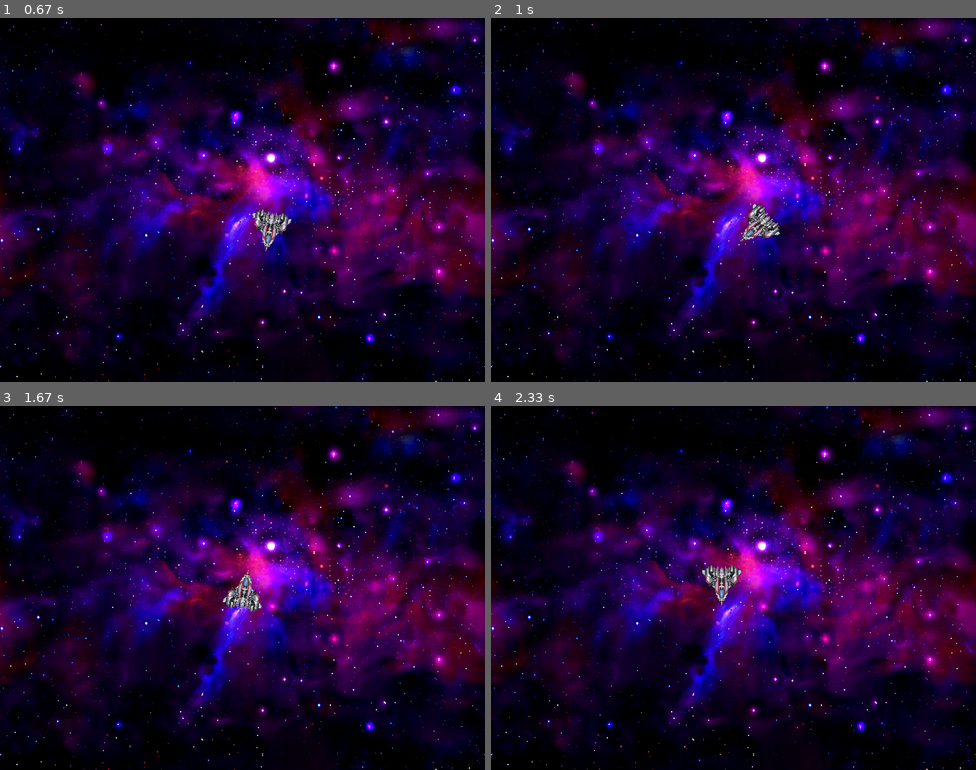
Above: before the commit, frames 1-4 (two rows, left to right).
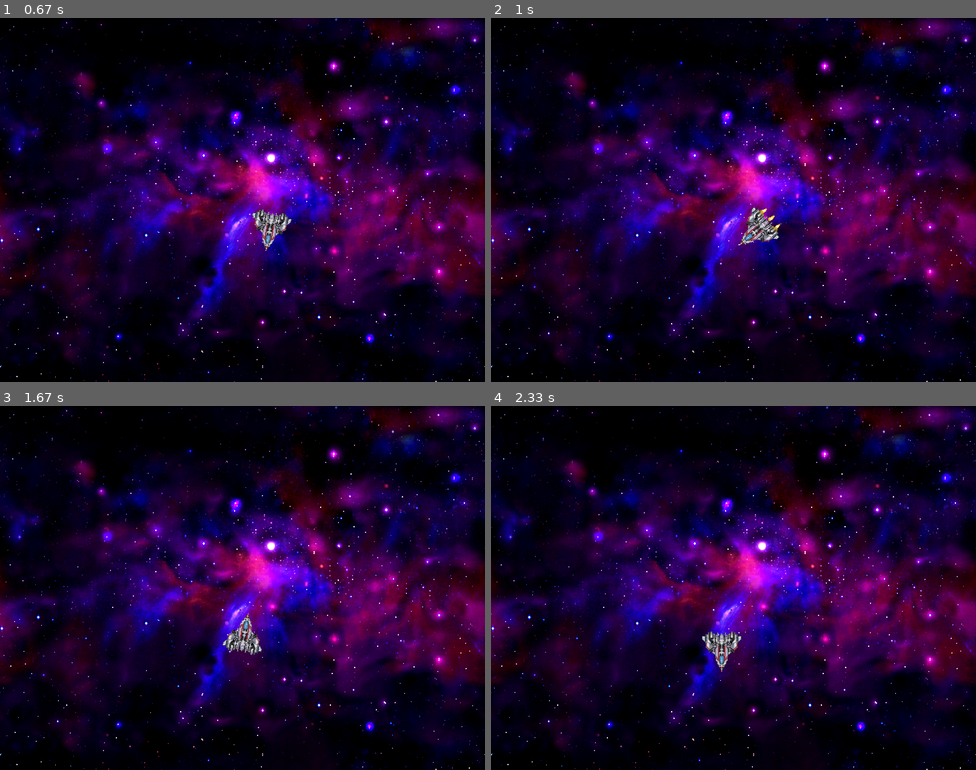
Above: after the commit, the same moments.

Repository: anselmos/pygame-ricerocks-clone
Game: pygame game, started from main.py
The game is run twice, just before and just after one commit, with the same random seed, the same clock (stepped at 60 frames per second) and the same inputs.
Inputs:
- Up to frame 1 (0.67 s): hold Right from 0.33 s (still down)
- Up to frame 2 (1 s): release Right at 0.8 s; hold Up from 0.83 s (still down)
- Up to frame 3 (1.67 s): release Up at 1.13 s; hold Right 1.17-1.63 s
- Up to frame 4 (2.33 s): hold Left 1.67-2.2 s; hold Left from 2.23 s (still down)

Frame 1 is identical in both runs. In frame 2, 0.5% of the frame differs, in the area x 51-60%, y 50-63%; in frame 3, 0.9%, in the area x 45-54%, y 45-69%; in frame 4, 0.9%.

Commit message:
Fixed ship movement, polished screen wrapping, finished ship movement, changed and implemented thrust sound

Diff:
--- a/main.py
+++ b/main.py
@@ -10,6 +10,7 @@
 started = False
 
 # Image class that helps working with images
+# TODO: Check if it's needed!
 class ImageInfo:
     def __init__(self, center, size, radius = 0, lifespan = None, animated = False):
         self.center = center
@@ -78,7 +79,10 @@
 		self.thrust = False
 		self.angle = angle
 		self.angle_vel = 0
-		self.image = image[0]
+		self.images = image
+		self.image = self.images[0]
+		self.image_width = self.image.get_width()
+		self.image_height = self.image.get_height()
 		self.original = self.image
 		self.image_center = info.get_center()
 		self.image_size = info.get_size()
@@ -96,10 +100,10 @@
 
 	def move(self, thrust):
 		self.thrust = thrust
-        #if self.thrust:
-        #    ship_thrust_sound.play()
-        #else:
-        #    ship_thrust_sound.rewind()
+		if self.thrust:
+			ship_thrust_sound.play(-1)
+		else:
+			ship_thrust_sound.stop()
 
 	def shoot(self):
 		pass
@@ -117,12 +121,13 @@
         #missle_group.add(a_missile)
 
 	def draw(self,screen):
+		if self.thrust:
+			self.original = self.images[1]
+		else:
+			self.original = self.images[0]
+
 		screen.blit(self.image, self.pos)
-		pass
-        #if self.thrust:
-        #    canvas.draw_image(self.image, [self.image_center[0] + 90, self.image_center[1]] , self.image_size, self.pos, self.image_size, self.angle)
-        #else:
-        #    canvas.draw_image(self.image, self.image_center, self.image_size, self.pos, self.image_size, self.angle)
+
 	def update(self):
 		self.pos[0] += self.vel[0]
 		self.pos[1] += self.vel[1]
@@ -133,22 +138,23 @@
 		self.vel[1] *= (1 - c)
 
         # Screen wrapping
-
-		if self.pos[1] <= self.radius or self.pos[1] >= HEIGHT:
-			self.pos[1] = self.pos[1] % HEIGHT
-
-		if self.pos[0] <= 0 or self.pos[0] >= WIDTH:
-			self.pos[0] = self.pos[0] % WIDTH
+		if self.pos[1] + self.image_height <= self.radius: #or self.pos[1] >= HEIGHT:
+			self.pos[1] = self.pos[1] % HEIGHT + self.image_height
+		if self.pos[1] >= HEIGHT:
+			self.pos[1] = self.pos[1] % HEIGHT - self.image_height
+
+		if self.pos[0] + self.image_width <= 0: # or self.pos[0] >= WIDTH:
+			self.pos[0] = self.pos[0] % WIDTH + self.image_width
+		if self.pos[0] >= WIDTH:
+			self.pos[0] = self.pos[0] % WIDTH - self.image_width
 
         # Thrusting forward
 		forward = angle_to_vector(math.radians(self.angle))
 		if self.thrust:
 			self.vel[0] += forward[0] * 0.1
-			self.vel[1] += forward[1] * 0.1
-			print (math.radians(self.angle))
+			self.vel[1] += -forward[1] * 0.1
 		self.angle += self.angle_vel
 		self.image = rot_center(self.original, self.angle)
-		#self.rect = self.image.get_rect()
 def draw(screen):
 	global my_ship
 	screen.fill((0, 0, 0))
@@ -164,11 +170,14 @@
 	ship_info = ImageInfo([45, 45], [90, 90], 35)
 	ship_sheet = spritesheet.spritesheet('art/double_ship.png')
 	ship_images = ship_sheet.images_at(((0, 0, 90, 90),(90, 0, 90,90)), colorkey=(255, 255, 255))
-	#ship_images = load_image('double_ship2.png')
+
 	# Load the sounds
+	# Make em global first though
+	global ship_thrust_sound
 	soundtrack = load_sound('music.ogg')
 	missile_sound = load_sound('shoot.wav')
 	ship_thrust_sound = load_sound('thrust.wav')
+	ship_thrust_sound.set_volume(0.05)
 	explosion_sound = load_sound('explode.wav')
 
 	# Init the ship and other objects
@@ -206,11 +215,9 @@
 		my_ship.update()
 
 		# Draw everything
-		#screen.fill((0, 0, 0))
 		screen.blit(background, (0,0))
 		my_ship.draw(screen)
 		pygame.display.flip()
-		#draw(screen)
 print ("If you can see this, then PyGame was succesfully imported")
 
 
Not shown, changed: audio/thrust.wav
